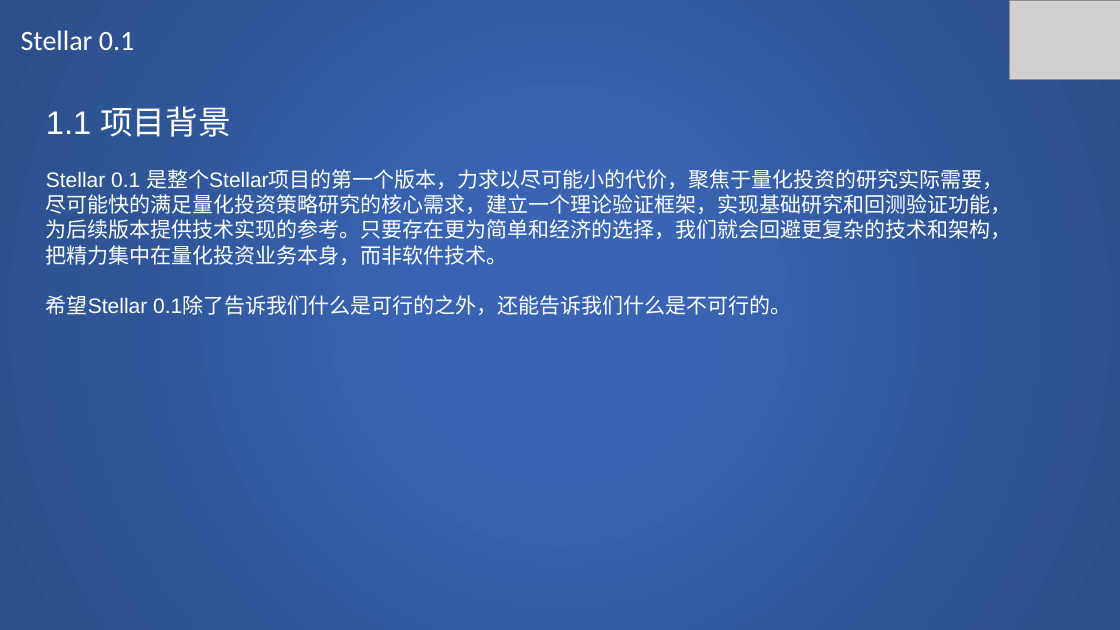
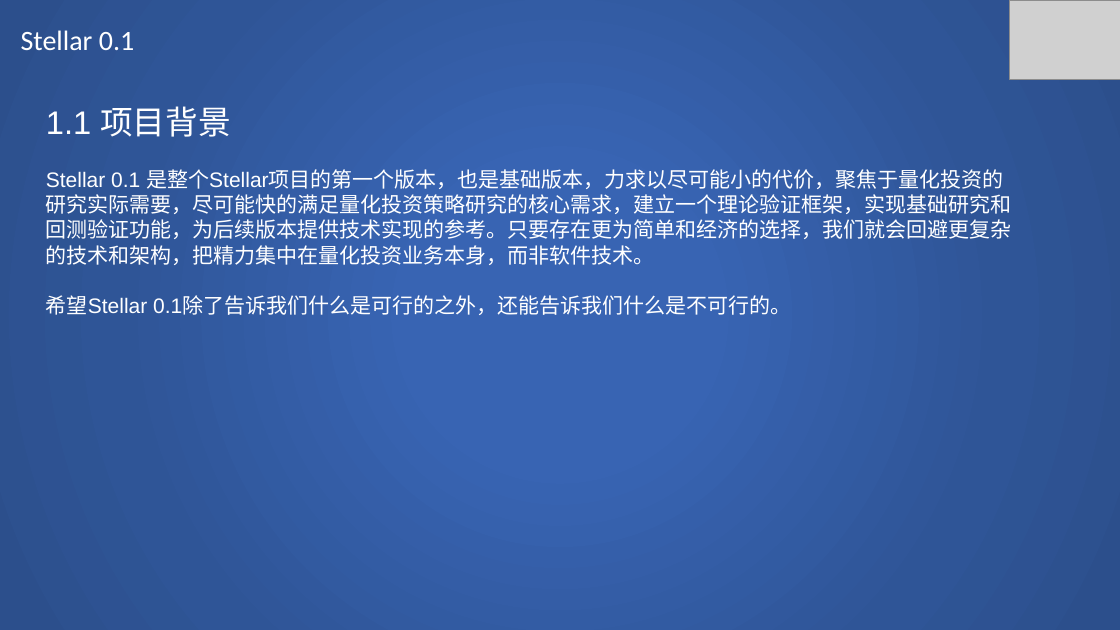
Before and after one commit to SCITLAS/Stellar, a slide deck: slide 7 of Stellar_0.1/documents/design/design.pptx. Drawn at 1120x630 pixels with LibreOffice and Linux fonts; fonts in the diff are those of the drawing; grey boxes stand for pictures. Boxes give left, top, right and bottom in pixels: in the first picture for what was removed or moved away, otherwise in the second. Text is boxed around its words. In the diff, an @@ line names an element or a change of style, - is before the commit and + after.

```diff
--- a/Stellar_0.1/documents/design/design.pptx
+++ b/Stellar_0.1/documents/design/design.pptx
@@ text at (46,169,1012,265): text changed @@
-Stellar 0.1 是整个Stellar项目的第一个版本，力求以尽可能小的代价，聚焦于量化投资的研究实际需要，尽可能快的满足量化投资策略研究的核心需求，建立一个理论验证框架，实现基础研究和回测验证功能，为后续版本提供技术实现的参考。只要存在更为简单和经济的选择，我们就会回避更复杂的技术和架构，把精力集中在量化投资业务本身，而非软件技术。
+Stellar 0.1 是整个Stellar项目的第一个版本，也是基础版本，力求以尽可能小的代价，聚焦于量化投资的研究实际需要，尽可能快的满足量化投资策略研究的核心需求，建立一个理论验证框架，实现基础研究和回测验证功能，为后续版本提供技术实现的参考。只要存在更为简单和经济的选择，我们就会回避更复杂的技术和架构，把精力集中在量化投资业务本身，而非软件技术。
```
Also in this commit, not shown: 6 other slides changed, 1 slide added, 1 other file.
